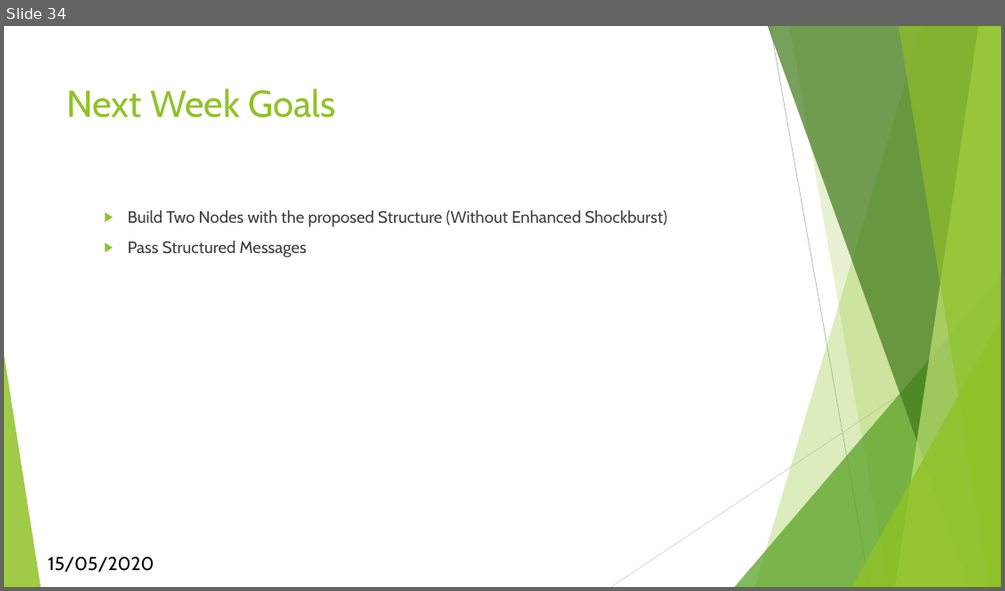
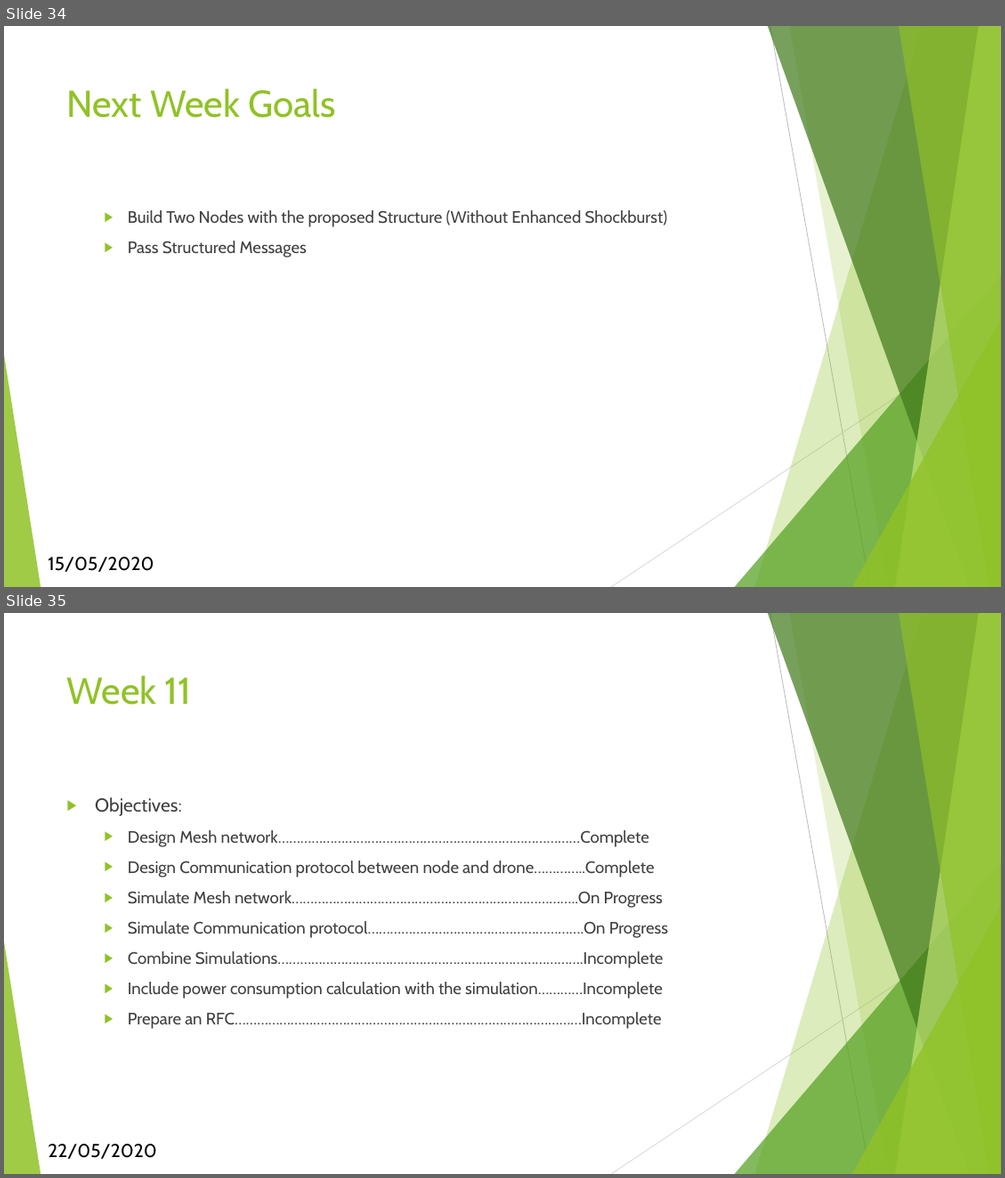
Before and after one commit to Kirishikesan/Mesh-Network-Communication-Protocol, a slide deck: PresentationsAndReports/AgrIoT-Phase 3.pptx. Shown one above the other, each under a label of ours: slide 34 before the commit, slides 34 and 35 after it. The pictures are 1005x591 and 1005x1178 pixels, drawn with LibreOffice and Linux fonts; fonts in the diff are those of the drawing. Boxes give left, top, right and bottom in pixels: in the first picture for what was removed or moved away, otherwise in the second. Text is boxed around its words. In the diff, an @@ line names an element or a change of style, - is before the commit and + after.

Commit message:
Added Node Model 1.0

```diff
--- a/PresentationsAndReports/AgrIoT-Phase 3.pptx
+++ b/PresentationsAndReports/AgrIoT-Phase 3.pptx
@@ slide 35 added at bbox=[4, 613, 1001, 1174], background #FFFFFF; not listed: 10 template elements that a slide beside it also shows @@
@@ title added at bbox=[67, 675, 192, 705], 36 pt, text #90C226 @@
+Week 11
@@ text added at bbox=[95, 797, 668, 1029], 16 pt, text #404040 @@
+▶ Objectives:
+  ▶ Design Mesh network………………………………………………………………………Complete
+  ▶ Design Communication protocol between node and drone…………..Complete
+  ▶ Simulate Mesh network…………………………………………………………………..On Progress
+  ▶ Simulate Communication protocol………………………………………………….On Progress
+  ▶ Combine Simulations……………………………………………………………………….Incomplete
+  ▶ Include power consumption calculation with the simulation…………Incomplete
+  ▶ Prepare an RFC…………………………………………………………………………………Incomplete
@@ text added at bbox=[48, 1143, 156, 1159], 18 pt, text #000000 @@
+22/05/2020
```
Also in this commit, not shown: 1 slide changed, 17 other slides added, 15 other files.
